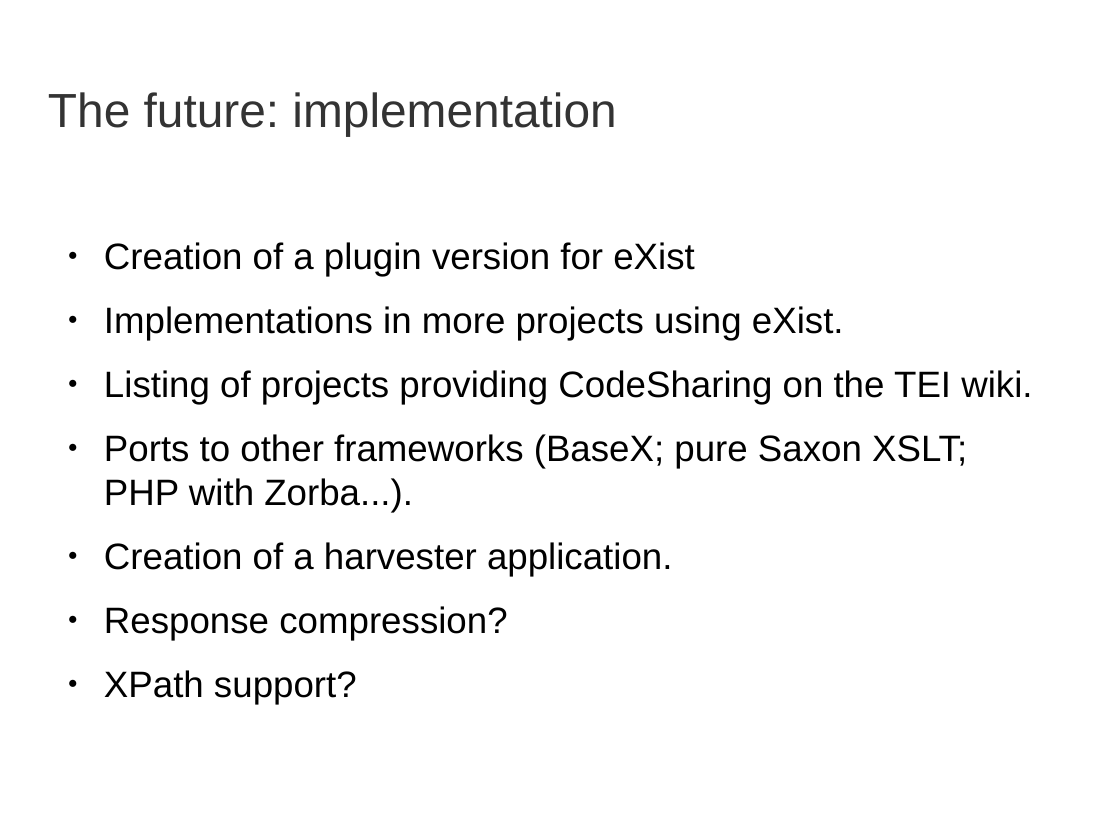
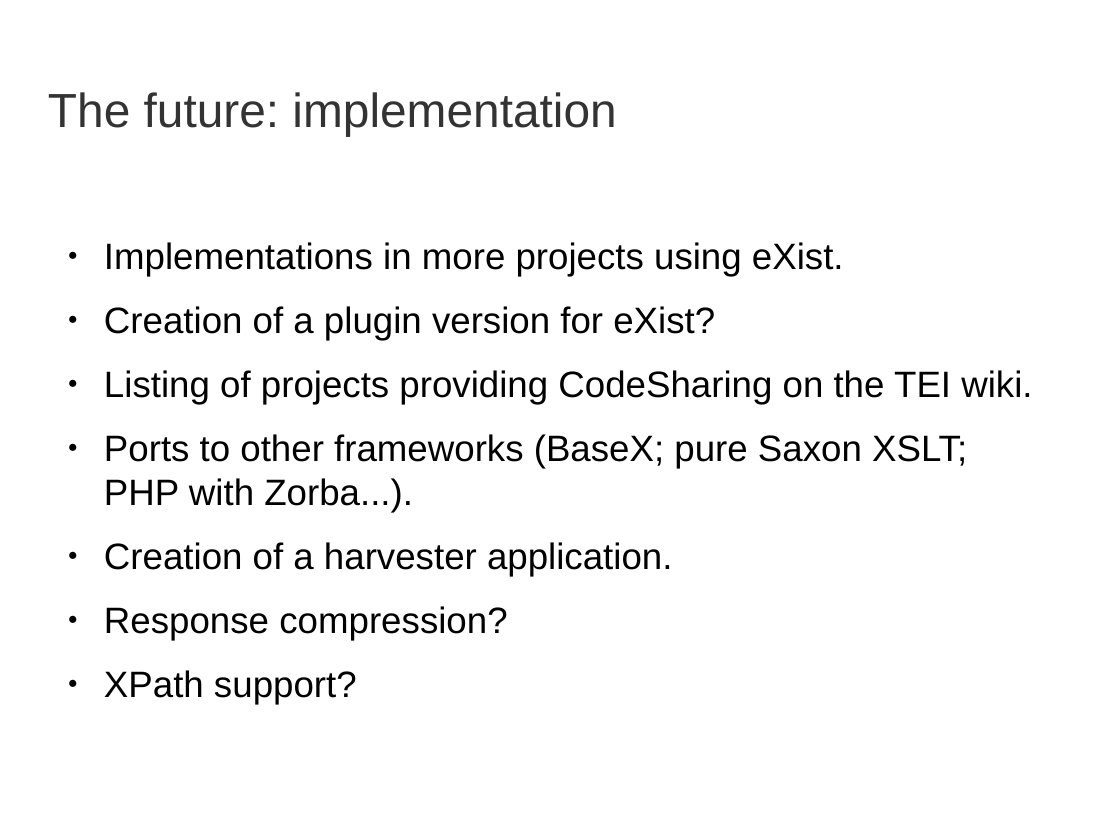
Before and after one commit to martindholmes/CodeSharing, a slide deck: slide 34 of presentations/codesharing_2014-10.odp. Drawn at 1120x840 pixels with LibreOffice and Linux fonts; fonts in the diff are those of the drawing; background and template pictures are left out. Boxes give left, top, right and bottom in pixels: in the first picture for what was removed or moved away, otherwise in the second. Text is boxed around its words. In the diff, an @@ line names an element or a change of style, - is before the commit and + after.

```diff
--- a/presentations/codesharing_2014-10.odp
+++ b/presentations/codesharing_2014-10.odp
@@ text at (104, 242, 694, 276): paragraph removed @@
-● Creation of a plugin version for eXist
@@ text at (104, 306, 715, 340): paragraph added @@
+● Creation of a plugin version for eXist?
```
Also in this commit, not shown: 1 other slide changed, 3 other files.
